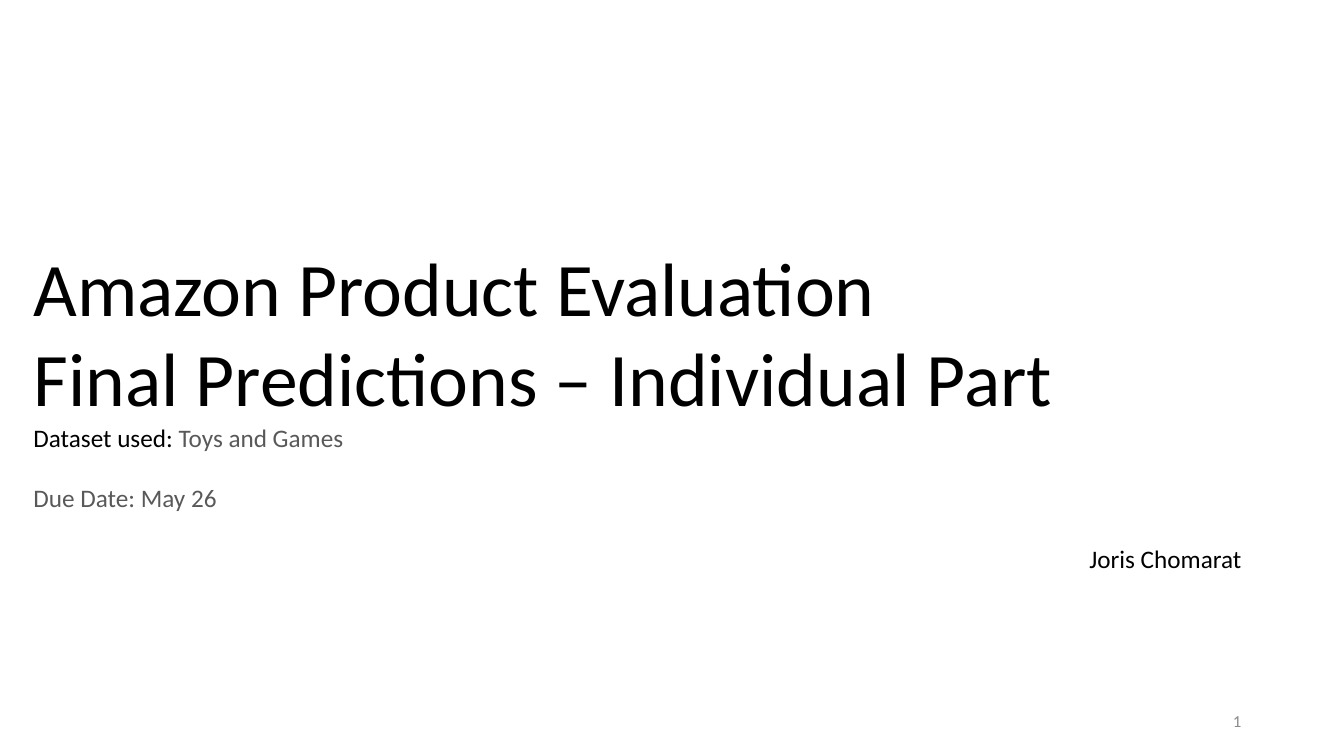
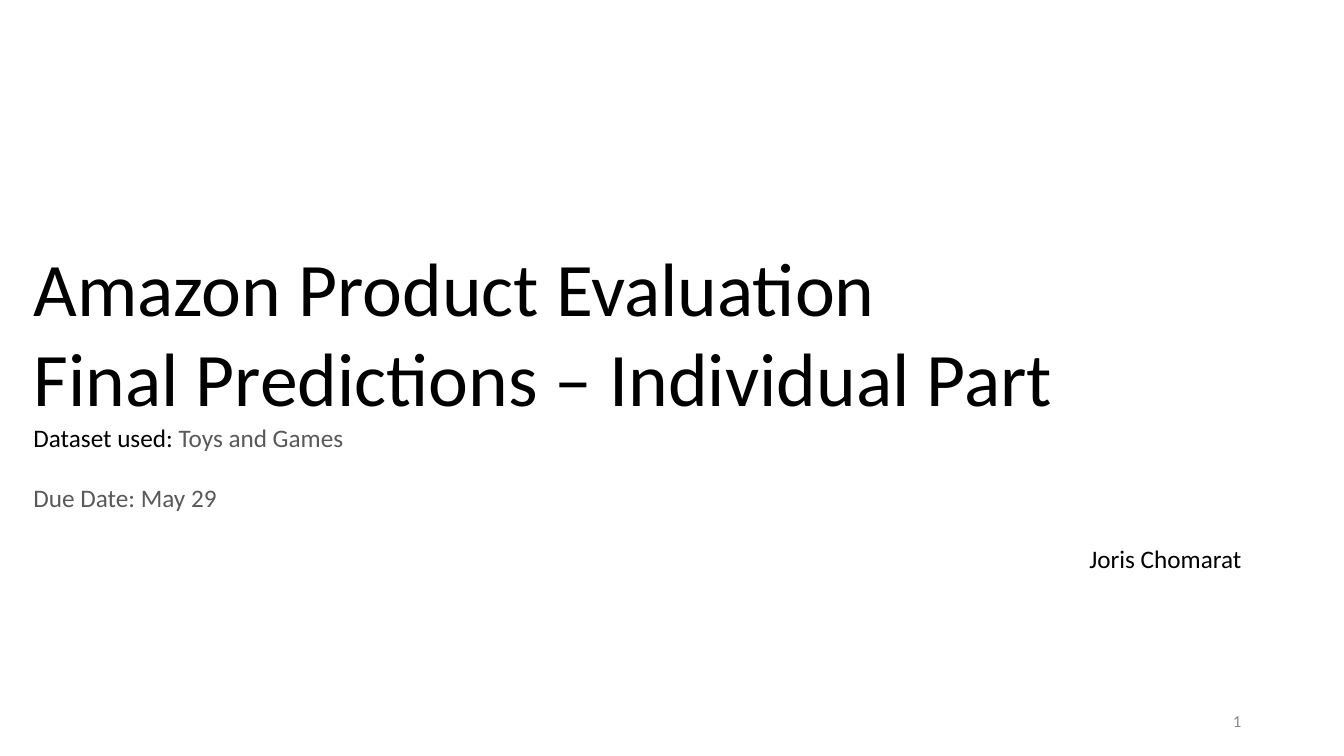
Before and after one commit to sirojc/cs349-amazon-product-evaluation-cnn, a slide deck: slide 1 of slides/presentation_JC.pptx. Drawn at 1344x756 pixels with LibreOffice and Linux fonts; fonts in the diff are those of the drawing. Boxes give left, top, right and bottom in pixels: in the first picture for what was removed or moved away, otherwise in the second. Text is boxed around its words. In the diff, an @@ line names an element or a change of style, - is before the commit and + after.

```diff
--- a/slides/presentation_JC.pptx
+++ b/slides/presentation_JC.pptx
@@ text at bbox=[33, 490, 217, 511]: text changed @@
-Due Date: May 26
+Due Date: May 29
```
Also in this commit, not shown: 3 other slides changed, 8 other files.
